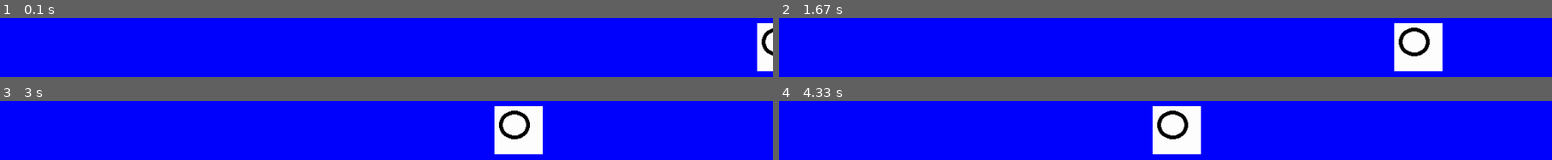
Above: before the commit, frames 1-4 (two rows, left to right).
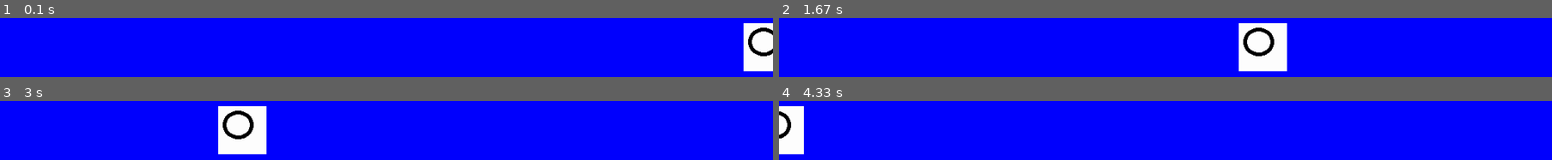
Above: after the commit, the same moments.

Repository: shavhp/WP1-CHILLASHOOTS
Game: pygame game, started from stepbystep.py
Two runs of this game, one before a commit and one after it. Both use one fixed random seed, a clock stepped at 60 frames per second and the inputs below.
Inputs:
- Up to frame 1 (0.1 s): no input
- Up to frame 2 (1.67 s): no input
- Up to frame 3 (3 s): no input
- Up to frame 4 (4.33 s): no input

The runs differ from the first frame. In frame 1, 2.1% of the frame differs, in the area x 96-100%, y 8-92%; in frame 2, 10%, in the area x 59-86%, y 8-92%; in frame 3, 10%; in frame 4, 7.9%.

Commit message:
Update: Change random enemy speed.

Diff:
--- a/stepbystep.py
+++ b/stepbystep.py
@@ -17,7 +17,7 @@
 enemy_img = pygame.image.load('images/test.png')
 enemy_x = random.randint(1000, 1024)
 enemy_y = random.randint(0, 704)
-enemy_x_speed = random.randint(1, 2)
+enemy_x_speed = random.randint(1, 5)
 
 # The game looping until the program is exited
 def quit_game_requested():
